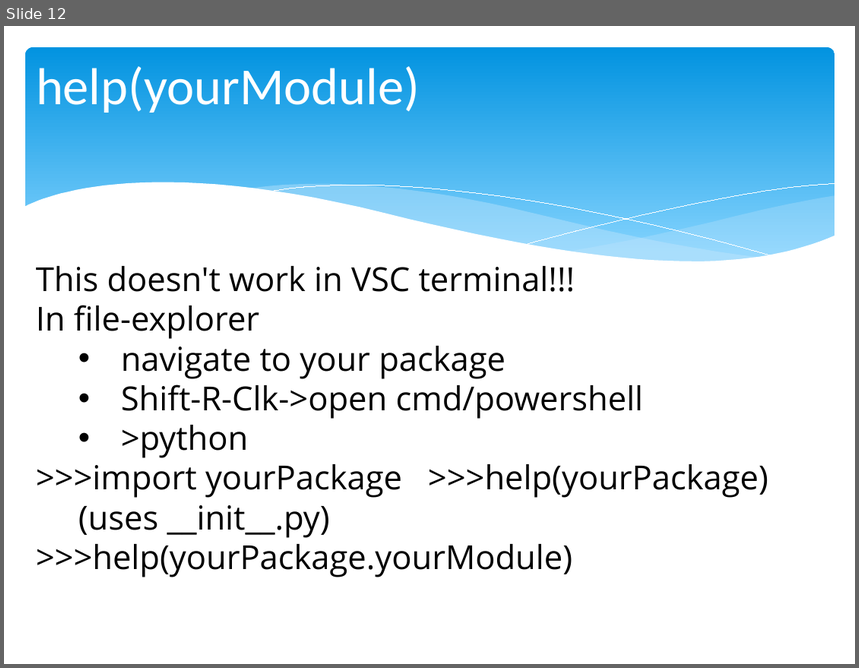
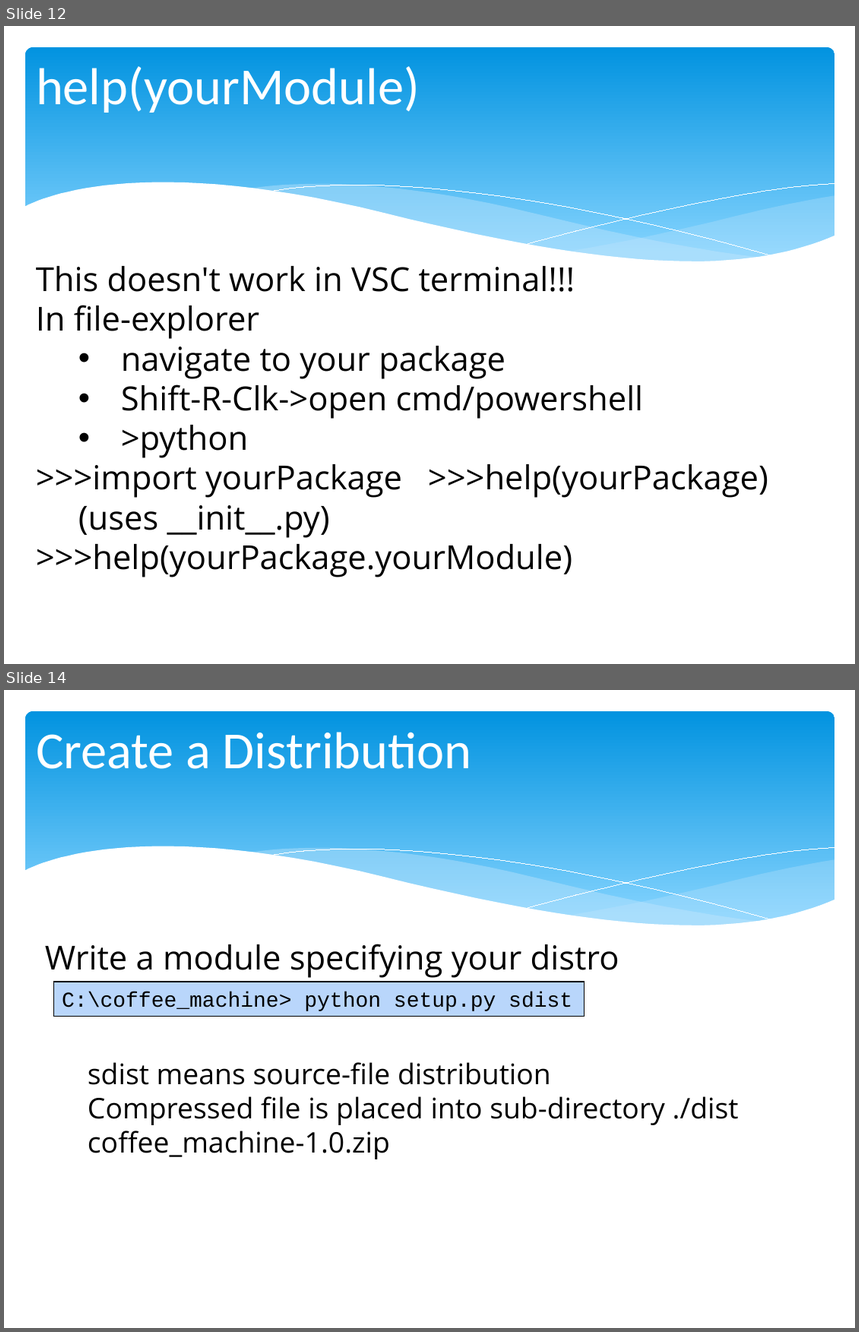
Before and after one commit to chris-turps/QA_Python3, a slide deck: DG_06 Scope.pptx. Shown one above the other, each under a label of ours: slide 12 before the commit, slides 12 and 14 after it; the slides between them are not shown. The pictures are 859x668 and 859x1332 pixels, drawn with LibreOffice and Linux fonts; fonts in the diff are those of the drawing. Boxes give left, top, right and bottom in pixels: in the first picture for what was removed or moved away, otherwise in the second. Text is boxed around its words. In the diff, an @@ line names an element or a change of style, - is before the commit and + after.

```diff
--- a/DG_06 Scope.pptx
+++ b/DG_06 Scope.pptx
@@ slide 14 added at (4,690,855,1328), background #FFFFFF; not listed: 6 template elements that a slide beside it also shows @@
@@ title added at (36,732,472,769), 44 pt, text #FFFFFF @@
+Create a Distribution
@@ text added at (45,944,739,1160), 24 pt, text #000000 @@
+Write a module specifying your distro
+sdist means source-file distribution
+  Compressed file is placed into sub-directory ./dist
+  coffee_machine-1.0.zip
@@ rectangle added at (53,982,584,1016), fill #B9D6FB, outline #000000 0.75 pt, 18 pt, text #000000 @@
+C:\coffee_machine> python setup.py sdist
```
Also in this commit, not shown: 2 other slides added, 1 other file.
